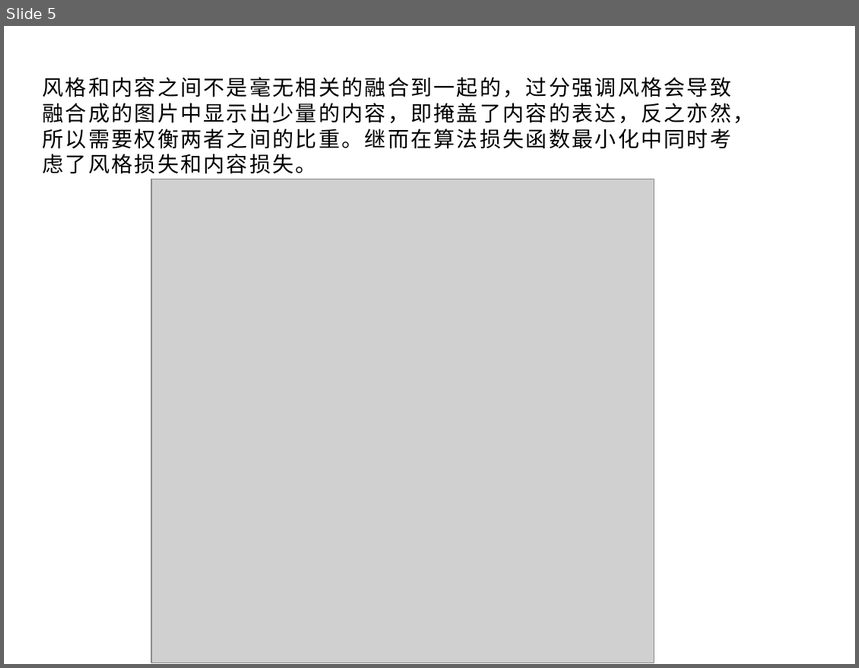
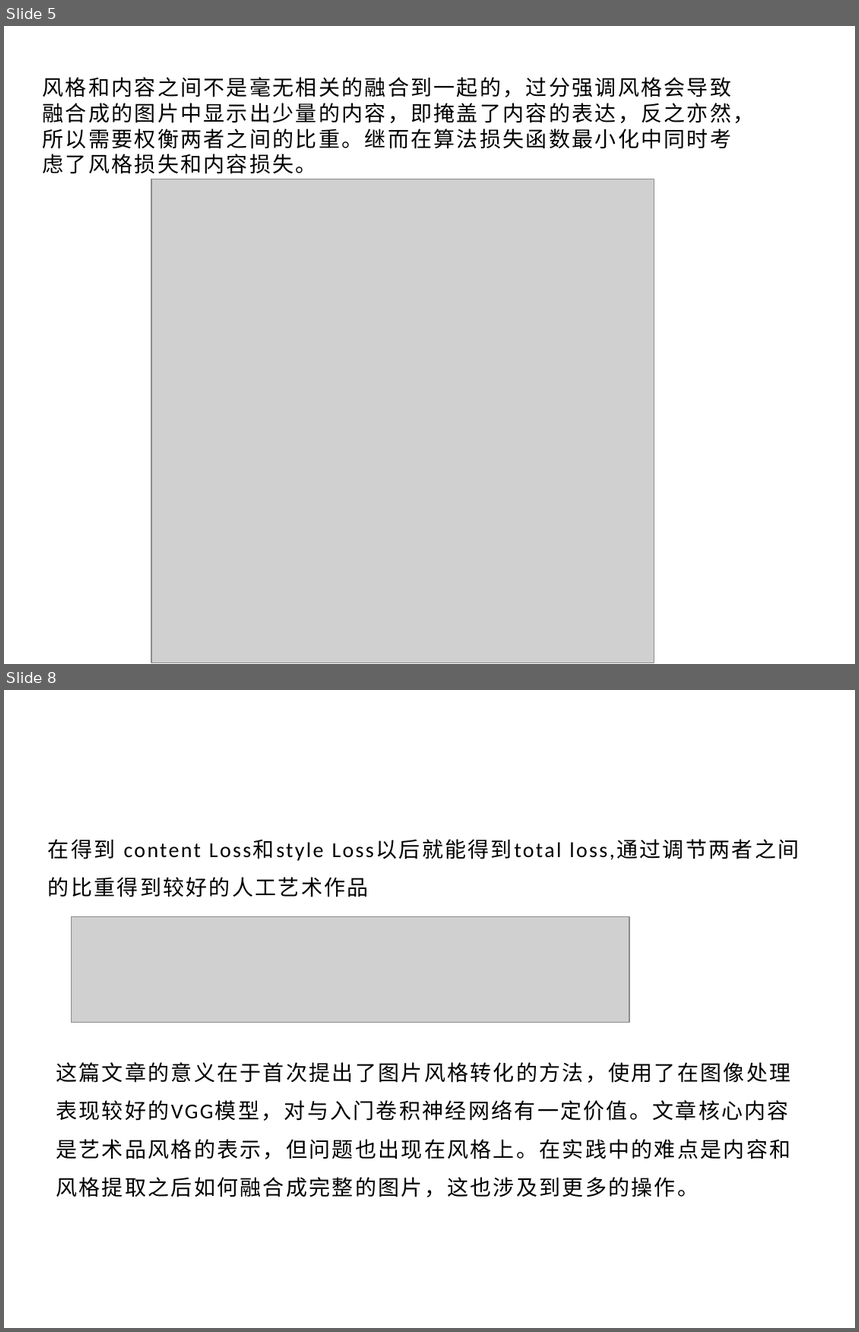
Before and after one commit to xionglong58/github, a slide deck: demo.pptx. Shown one above the other, each under a label of ours: slide 5 before the commit, slides 5 and 8 after it; the slides between them are not shown. The pictures are 859x668 and 859x1332 pixels, drawn with LibreOffice and Linux fonts; fonts in the diff are those of the drawing; grey boxes stand for pictures. Boxes give left, top, right and bottom in pixels: in the first picture for what was removed or moved away, otherwise in the second. Text is boxed around its words. In the diff, an @@ line names an element or a change of style, - is before the commit and + after.

```diff
--- a/demo.pptx
+++ b/demo.pptx
@@ slide 8 added at (4, 690, 855, 1328), background #FFFFFF @@
@@ text added at (48, 839, 799, 897), 18 pt, text #000000 @@
+在得到 content Loss和style Loss以后就能得到total loss,通过调节两者之间
+的比重得到较好的人工艺术作品
@@ picture added at (71, 916, 629, 1022) @@
@@ text added at (56, 1062, 791, 1198), 18 pt, text #000000 @@
+这篇文章的意义在于首次提出了图片风格转化的方法，使用了在图像处理
+表现较好的VGG模型，对与入门卷积神经网络有一定价值。文章核心内容
+是艺术品风格的表示，但问题也出现在风格上。在实践中的难点是内容和
+风格提取之后如何融合成完整的图片，这也涉及到更多的操作。
```
Also in this commit, not shown: 3 slides changed, 3 other slides added, 1 slide removed.
